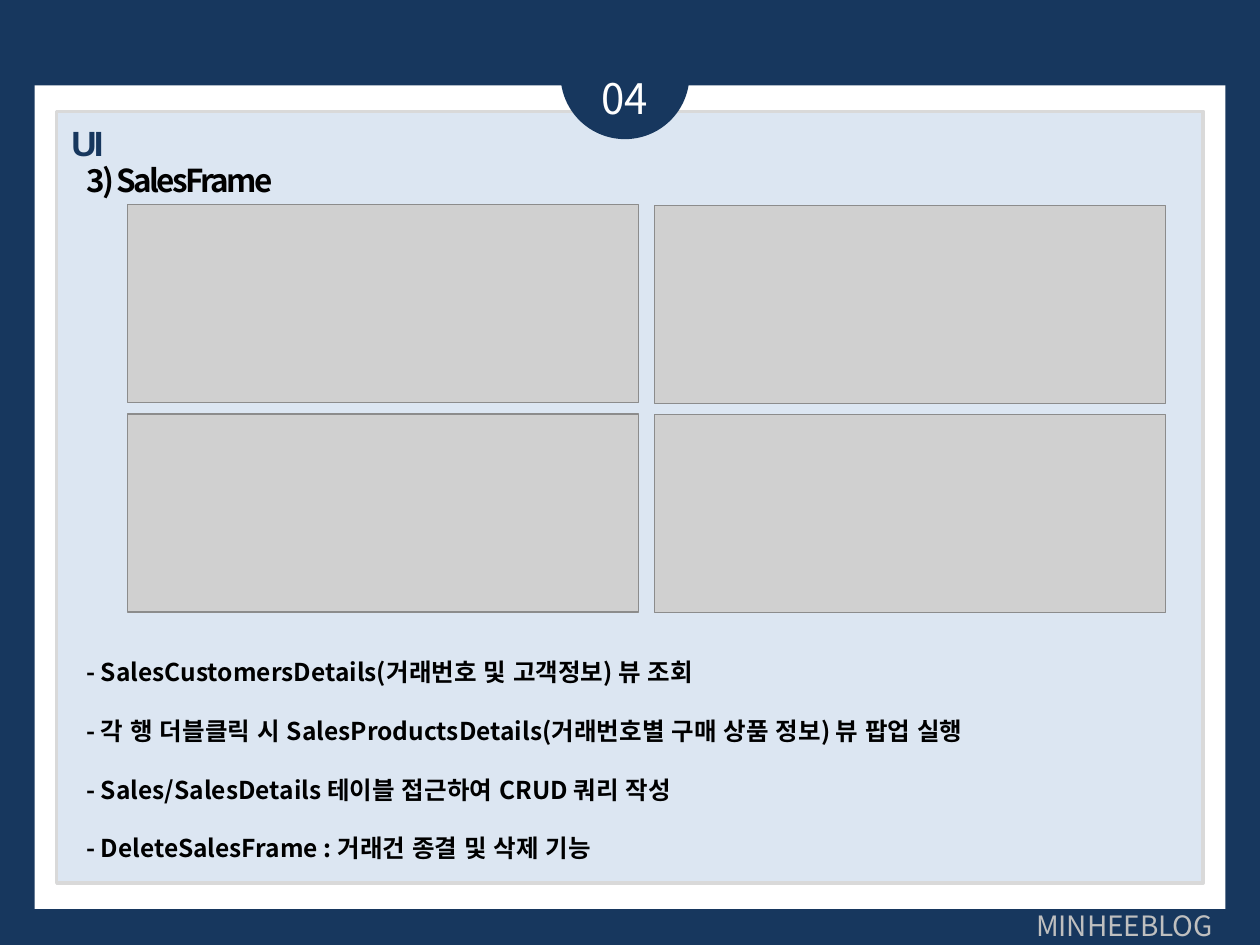
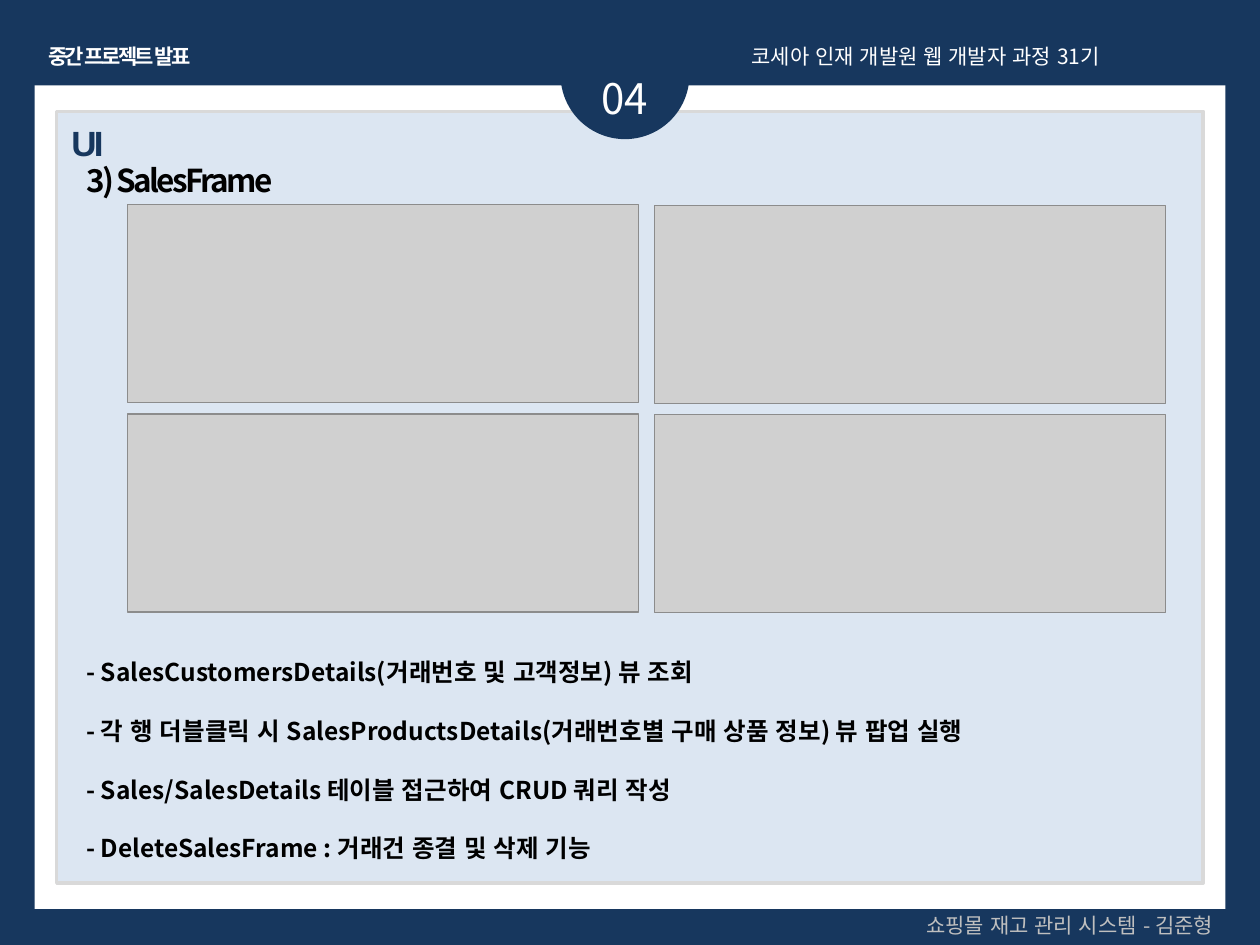
Before and after one commit to Wolfswagen/Kosea_Mid_project, a slide deck: slide 18 of Kosea_Mid_Project/김준형 Project-2nd.pptx. Drawn at 1260x945 pixels with LibreOffice and Linux fonts; fonts in the diff are those of the drawing; grey boxes stand for pictures. Boxes give left, top, right and bottom in pixels: in the first picture for what was removed or moved away, otherwise in the second. Text is boxed around its words. In the diff, an @@ line names an element or a change of style, - is before the commit and + after.

```diff
--- a/Kosea_Mid_Project/김준형 Project-2nd.pptx
+++ b/Kosea_Mid_Project/김준형 Project-2nd.pptx
@@ text added at <box>48,46,191,66</box>, 12 pt, text #FFFFFF, bold @@
+중간 프로젝트 발표
@@ text added at <box>752,46,1100,66</box>, 12 pt, text #FFFFFF @@
+코세아 인재 개발원 웹 개발자 과정 31기
@@ text added at <box>926,915,1213,935</box>, 12 pt, text #BFBFBF @@
+쇼핑몰 재고 관리 시스템 - 김준형
@@ text removed at <box>1036,908,1213,937</box> @@
-MINHEEBLOG
```
Also in this commit, not shown: 20 other slides changed, 19 other files.
